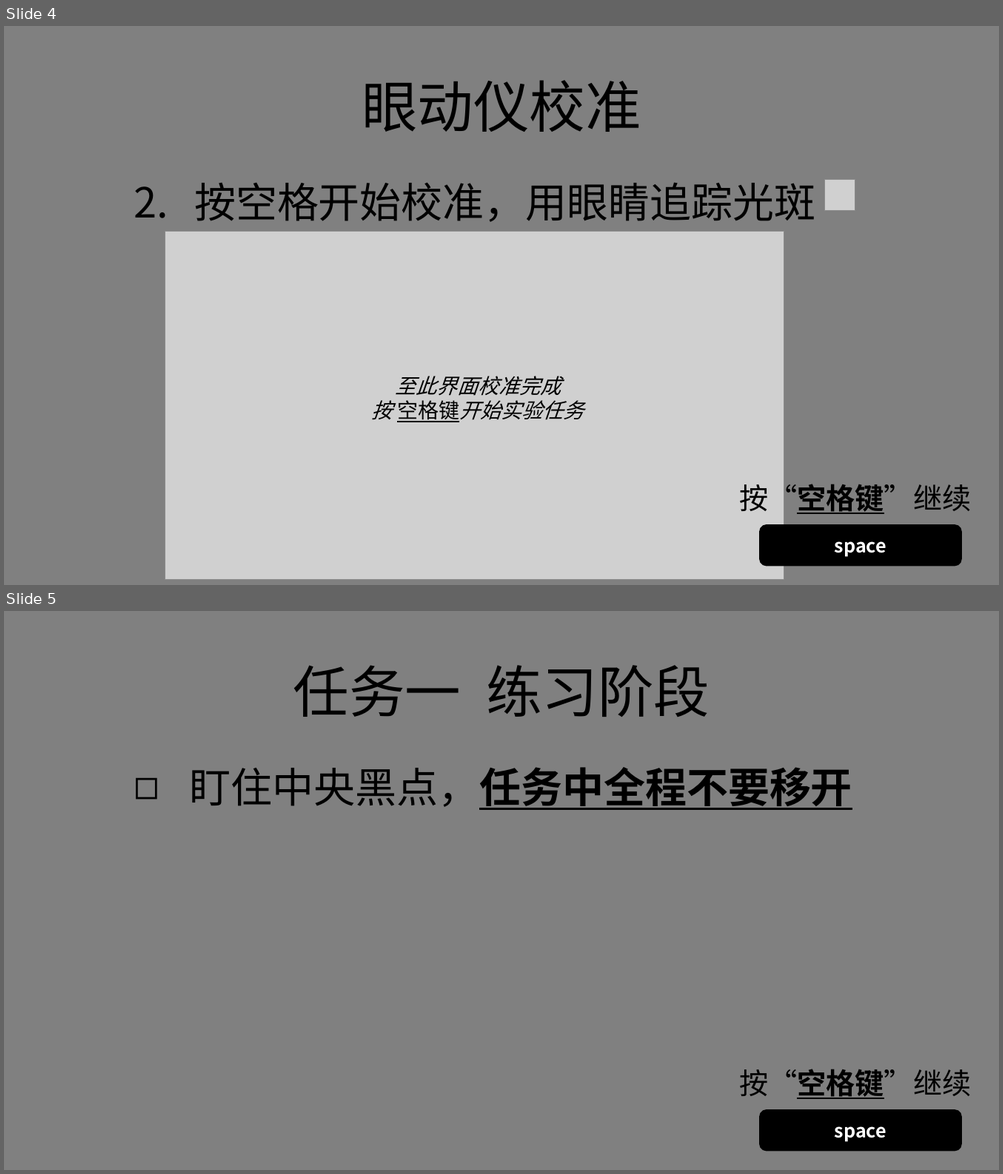
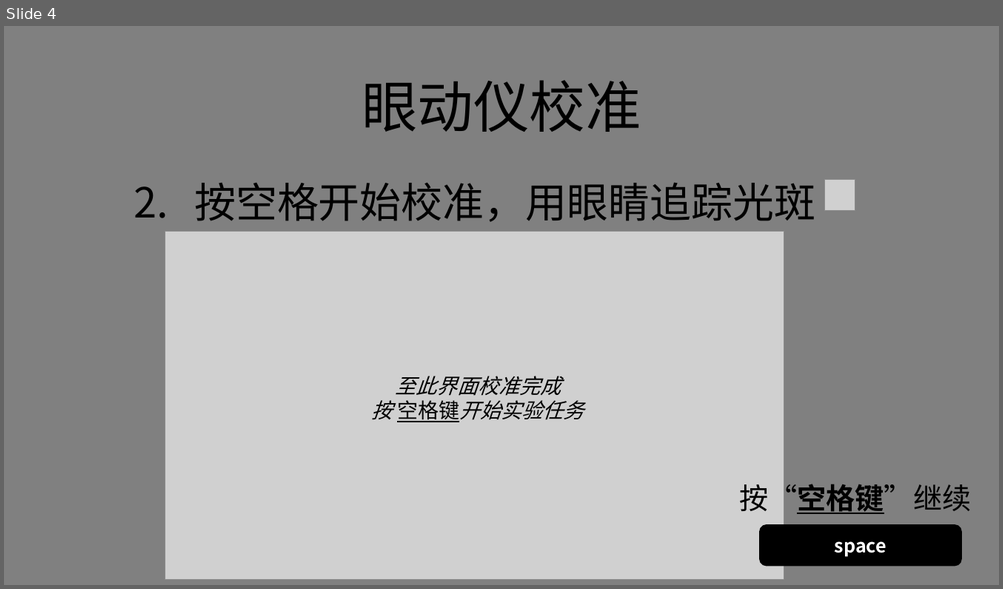
Before and after one commit to lyxose/FreeView, a slide deck: Instructions.pptx. Shown one above the other, each under a label of ours: slides 4 and 5 before the commit, slide 4 after it. The pictures are 1003x1174 and 1003x589 pixels, drawn with LibreOffice and Linux fonts; fonts in the diff are those of the drawing; grey boxes stand for pictures. Boxes give left, top, right and bottom in pixels: in the first picture for what was removed or moved away, otherwise in the second. Text is boxed around its words. In the diff, an @@ line names an element or a change of style, - is before the commit and + after.

```diff
--- a/Instructions.pptx
+++ b/Instructions.pptx
@@ slide 5 removed at (4,611,999,1170), background #808080 @@
@@ text removed at (293,665,709,717) @@
-任务一 练习阶段
@@ text removed at (190,767,852,810) @@
-◻ 盯住中央黑点，任务中全程不要移开
@@ text removed at (739,1069,970,1099) @@
-按“空格键”继续
@@ rounded rectangle removed at (759,1111,962,1152) @@
-space
```
Also in this commit, not shown: 10 slides changed, 5 other slides removed, 36 other files.
